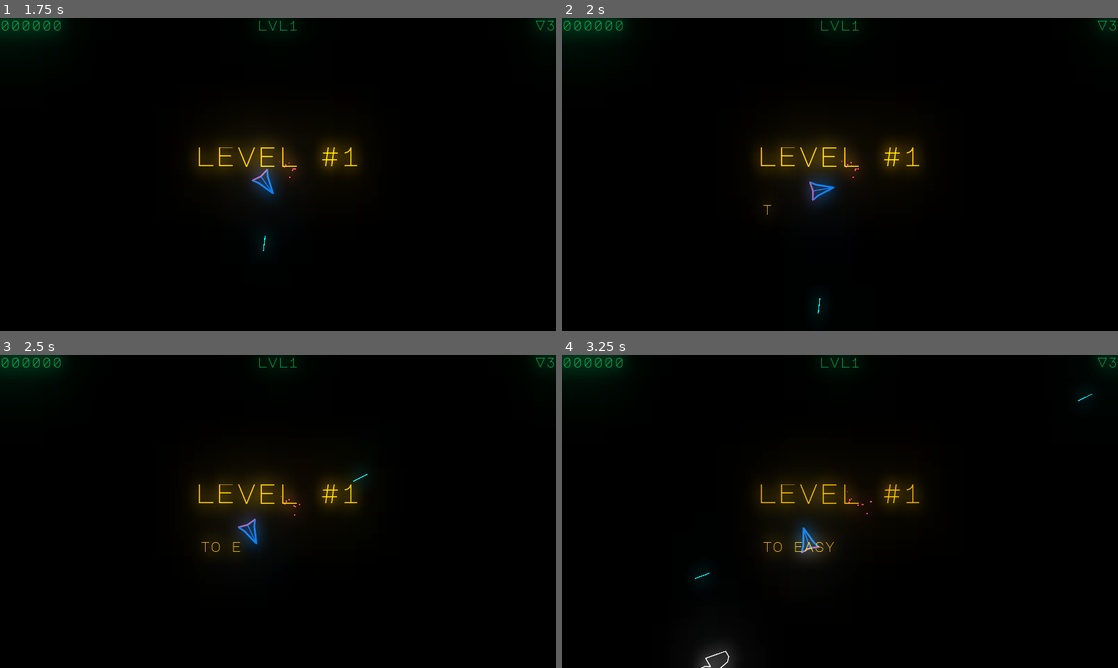
Above: before the commit, frames 1-4 (two rows, left to right).
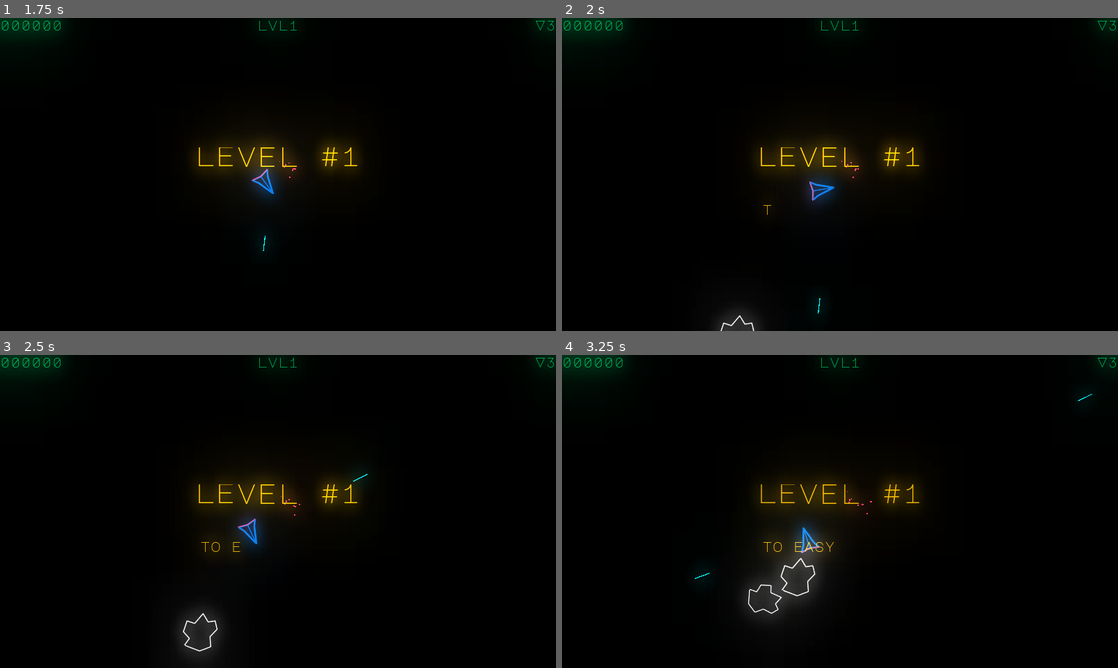
Above: after the commit, the same moments.

Repository: liske/Planetoids
Game: Godot game, scene res://scenes/Space.tscn
The game is run twice, just before and just after one commit, with the same random seed, the same clock (stepped at 60 frames per second) and the same inputs.
Inputs:
- Up to frame 1 (1.75 s): hold Right (rotate_right) 0.53-1.28 s; tap Space (shoot) at 0.6, 1.55 s; hold Left (rotate_left) from 1.28 s (still down); tap W (boost) at 1.35 s
- Up to frame 2 (2 s): keep holding Left (rotate_left)
- Up to frame 3 (2.5 s): release Left (rotate_left) at 2.03 s; hold Right (rotate_right) from 2.03 s (still down); tap Space (shoot) at 2.1 s
- Up to frame 4 (3.25 s): keep holding Right (rotate_right); tap Space (shoot) at 2.85 s

Frame 1 is identical in both runs. In frame 2, 0.4% of the frame differs, in the area x 27-36%, y 93-100%; in frame 3, 1.0%; in frame 4, 2.2%, in the area x 24-47%, y 62-100%.

Commit message:
project: move game code into dedicated scripts file

Diff:
--- a/objects/astroids/Astroid.gd
+++ b/objects/astroids/Astroid.gd
@@ -1,4 +1,31 @@
 extends RigidBody2D
+
+export (float) var scaling = 1.0 setget _scaling_set
+
+func _ready():
+	$Explosion/Timer_Free.connect("timeout", self, "_on_Timer_Free_timeout")
+
+func _scaling_set(value):
+	scaling = value
+	var scale = Vector2(scaling, scaling)
+	for node in get_children():
+		if not node.name in ["Explosion"]:
+			node.scale = scale
+
+func _on_Timer_Free_timeout():
+	print(self)
+	print(self.name)
+	queue_free()
 
 func _on_VisibilityNotifier2D_screen_exited():
 	queue_free()
+
+func explode():
+	queue_free()
+	return
+
+	$Explosion/CPUParticles2D.emitting = true
+	$Sprite.hide()
+	$CollisionPolygon2D.queue_free()
+#	$VisibilityNotifier2D.queue_free()
+	$Explosion/Timer_Free.start()
--- a/objects/astroids/Astroid1.tscn
+++ b/objects/astroids/Astroid1.tscn
@@ -1,7 +1,8 @@
-[gd_scene load_steps=3 format=2]
+[gd_scene load_steps=4 format=2]
 
 [ext_resource path="res://assets/sprites/astroid-1.svg" type="Texture" id=1]
 [ext_resource path="res://objects/astroids/Astroid1.gd" type="Script" id=2]
+[ext_resource path="res://objects/astroids/Explosion.tscn" type="PackedScene" id=3]
 
 [node name="Astroid1" type="RigidBody2D"]
 script = ExtResource( 2 )
@@ -14,6 +15,8 @@
 
 [node name="VisibilityNotifier2D" type="VisibilityNotifier2D" parent="."]
 position = Vector2( 0.499998, 0.499999 )
-scale = Vector2( 3.95, 3.65 )
+scale = Vector2( 1e-05, 1e-05 )
+
+[node name="Explosion" parent="." instance=ExtResource( 3 )]
 
 [connection signal="screen_exited" from="VisibilityNotifier2D" to="." method="_on_VisibilityNotifier2D_screen_exited"]
--- a/objects/astroids/Astroid2.tscn
+++ b/objects/astroids/Astroid2.tscn
@@ -1,7 +1,8 @@
-[gd_scene load_steps=3 format=2]
+[gd_scene load_steps=4 format=2]
 
 [ext_resource path="res://objects/astroids/Astroid2.gd" type="Script" id=1]
 [ext_resource path="res://assets/sprites/astroid-2.svg" type="Texture" id=2]
+[ext_resource path="res://objects/astroids/Explosion.tscn" type="PackedScene" id=3]
 
 [node name="Astroid2" type="RigidBody2D"]
 script = ExtResource( 1 )
@@ -16,4 +17,6 @@
 position = Vector2( 0.499998, 0 )
 scale = Vector2( 3.95, 3.3 )
 
+[node name="Explosion" parent="." instance=ExtResource( 3 )]
+
 [connection signal="screen_exited" from="VisibilityNotifier2D" to="." method="_on_VisibilityNotifier2D_screen_exited"]
--- a/objects/astroids/Astroid3.tscn
+++ b/objects/astroids/Astroid3.tscn
@@ -1,7 +1,8 @@
-[gd_scene load_steps=3 format=2]
+[gd_scene load_steps=4 format=2]
 
 [ext_resource path="res://assets/sprites/astroid-3.svg" type="Texture" id=1]
 [ext_resource path="res://objects/astroids/Astroid3.gd" type="Script" id=2]
+[ext_resource path="res://objects/astroids/Explosion.tscn" type="PackedScene" id=3]
 
 [node name="Astroid3" type="RigidBody2D"]
 script = ExtResource( 2 )
@@ -16,4 +17,6 @@
 position = Vector2( 0.499999, 0.500001 )
 scale = Vector2( 3.65, 2.85 )
 
+[node name="Explosion" parent="." instance=ExtResource( 3 )]
+
 [connection signal="screen_exited" from="VisibilityNotifier2D" to="." method="_on_VisibilityNotifier2D_screen_exited"]
--- /dev/null
+++ b/objects/astroids/Explosion.tscn
@@ -0,0 +1,33 @@
+[gd_scene load_steps=2 format=2]
+
+[sub_resource type="Gradient" id=1]
+interpolation_mode = 2
+offsets = PoolRealArray( 0, 0.552239, 1 )
+colors = PoolColorArray( 1, 0.999736, 0.932331, 1, 1, 1, 1, 1, 0.861328, 0.857964, 0, 1 )
+
+[node name="Explosion" type="Node2D"]
+
+[node name="CPUParticles2D" type="CPUParticles2D" parent="."]
+physics_interpolation_mode = 1
+emitting = false
+amount = 256
+lifetime = 2.0
+one_shot = true
+speed_scale = 3.0
+explosiveness = 1.0
+lifetime_randomness = 1.0
+local_coords = false
+emission_shape = 1
+emission_sphere_radius = 40.0
+direction = Vector2( 0, 0 )
+spread = 180.0
+gravity = Vector2( 0, 0 )
+initial_velocity = 5.0
+orbit_velocity = 30.0
+scale_amount = 2.0
+scale_amount_random = 1.0
+color_ramp = SubResource( 1 )
+
+[node name="Timer_Free" type="Timer" parent="."]
+wait_time = 3.0
+one_shot = true
--- a/objects/controls/HUD.gd
+++ b/objects/controls/HUD.gd
@@ -3,8 +3,10 @@
 var level_submessages = [
 	"to easy to fail",
 	"most get this far",
+	"you better give up",
 	"you will stop now",
-	"this is a bug in the game"
+	"you shall not pass",
+	"you are a bug in the game"
 ]
 
 func update_level(value):
--- a/objects/ship/Ship.gd
+++ b/objects/ship/Ship.gd
@@ -12,13 +12,10 @@
 
 onready var viewport_size = get_viewport_rect().size
 
-signal laser_has_hit
-
 func _on_Laser_body_entered(body : Node, bullet):
 	# do not react when hitting the ship
 	if body != self:
-		bullet.queue_free()
-		emit_signal("laser_has_hit", body)
+		planetoids.laser_hit_astroid(bullet, body)
 
 func _integrate_forces(state):
 	if Input.is_action_pressed("boost"):
--- a/objects/ship/Ship.tscn
+++ b/objects/ship/Ship.tscn
@@ -15,6 +15,7 @@
 [node name="CPUParticles2D" type="CPUParticles2D" parent="Sprite"]
 position = Vector2( -30, 0 )
 rotation = 1.5708
+emitting = false
 amount = 512
 lifetime = 4.0
 randomness = 0.25
--- a/objects/weapon/Laser.gd
+++ b/objects/weapon/Laser.gd
@@ -1,7 +1,4 @@
 extends RigidBody2D
-
-var speed = 350
 
 func _on_VisibilityNotifier2D_screen_exited():
 	queue_free()
-	print("RIP")
--- a/objects/weapon/Laser.tscn
+++ b/objects/weapon/Laser.tscn
@@ -4,6 +4,7 @@
 [ext_resource path="res://objects/weapon/Laser.gd" type="Script" id=2]
 
 [node name="Laser" type="RigidBody2D"]
+collision_layer = 4
 mass = 65535.0
 contacts_reported = 1
 contact_monitor = true
--- a/project.godot
+++ b/project.godot
@@ -13,6 +13,10 @@
 config/name="Planetoids"
 run/main_scene="res://scenes/Space.tscn"
 config/icon="res://icon.png"
+
+[autoload]
+
+planetoids="*res://scripts/Planetoids.gd"
 
 [display]
 
--- a/scenes/Space.gd
+++ b/scenes/Space.gd
@@ -1,108 +1,20 @@
 extends Node2D
 
-onready var astroids = [
-	preload("res://objects/astroids/Astroid1.tscn"),
-	preload("res://objects/astroids/Astroid2.tscn"),
-	preload("res://objects/astroids/Astroid3.tscn"),
-]
-
-var ASTROID_OFFSET = -200
-
-class Planetoids:
-	var config: ConfigFile
-	var idle : bool
-	var level: int setget _level_set
-	var lives: int setget _lives_set
-	var score: int setget _score_set
-	var _level_score: int
-
-	var hud
-	var ship
-
-	func _level_set(value):
-		level = value
-		var n = 0
-		for i in range(1, level + 1):
-			n += i*100
-		_level_score = n
-
-		hud.update_level(value)
-
-	func _lives_set(value):
-		lives = value
-		hud.update_lives(value)
-
-	func _score_set(value):
-		score = value
-		hud.update_score(value)
-
-		if score > _level_score:
-			self.level += 1
-
-	func _init(_hud, _ship):
-		self.hud = _hud
-		self.ship = _ship
-
-		self.config = ConfigFile.new()
-
-		# load config
-		var err = config.load("user://planetoids.cfg")
-
-		# set defaults if not found
-		if err != OK:
-			config.set_value("footer", "left", "")
-			config.set_value("footer", "right", "")
-			# warning-ignore:return_value_discarded
-			config.save("user://planetoids.cfg")
-
-		# read hud configuration
-		self.hud.set_footer_left(config.get_value("footer", "left", ""))
-		self.hud.set_footer_right(config.get_value("footer", "right", ""))
-
-	func stop():
-		self.idle = true
-
-		hud.show_idle()
-
-		self.ship.visible = false
-		self.ship.collision_layer = 2
-		self.ship.collision_mask = 0
-		self.ship.position.x = 640
-		self.ship.position.y = 360
-
-	func start():
-		self.idle = false
-
-		self.level = 1
-		self.lives = 3
-		self.score = 0
-
-		self.ship.visible = true
-		self.ship.collision_layer = 1
-		self.ship.collision_mask = 1
-
-	func weapon_hit(body):
-		self.score += 10
-		body.queue_free()
-
-var planetoids : Planetoids
-
-onready var viewport_size = get_viewport_rect().size
-
 func _ready():
-# warning-ignore:return_value_discarded
-	# hide mouse cursor
-	Input.set_mouse_mode(Input.MOUSE_MODE_HIDDEN)
-
-	# handle viewport resizing
-	get_tree().get_root().connect("size_changed", self, "_viewport_changed")
-
-	planetoids = Planetoids.new($HUD, $Ship)
+	planetoids.setup(
+		# main scene object
+		self,
+		# HUD object
+		$HUD,
+		# ship object
+		$Ship,
+		# astroid scenes
+		[
+			preload("res://objects/astroids/Astroid1.tscn"),
+			preload("res://objects/astroids/Astroid2.tscn"),
+			preload("res://objects/astroids/Astroid3.tscn"),
+		])
 	planetoids.stop()
-
-func _viewport_changed():
-	# record current viewport size
-	viewport_size = get_viewport_rect().size
 
 func _input(_event):
 	if planetoids.idle:
@@ -110,34 +22,4 @@
 			planetoids.start()
 
 func _on_Timer_timeout():
-	var sector = randi() % 4
-	var astroid = astroids[randi() % astroids.size()].instance()
-
-	# rotate randomly
-	astroid.rotation_degrees = randi() % 360
-
-	# scale it
-	var scaling = randf()*3 + 0.5
-	astroid.scale = Vector2(scaling, scaling)
-	astroid.mass *= scaling
-
-	add_child(astroid)
-
-	# put astroid behind viewport borders
-	if sector == 0:
-		astroid.global_position = Vector2(randi() % int(viewport_size.x), ASTROID_OFFSET)
-	elif sector == 1:
-		astroid.global_position = Vector2(viewport_size.x - ASTROID_OFFSET, randi() % int(viewport_size.y))
-	elif sector == 2:
-		astroid.global_position = Vector2(randi() % int(viewport_size.x), viewport_size.y - ASTROID_OFFSET)
-	else:
-		astroid.global_position = Vector2(ASTROID_OFFSET, randi() % int(viewport_size.y))
-
-	# it should try to hit the space ship
-	astroid.apply_central_impulse(
-		Vector2(200 + randi() % 200, 0).rotated( $Ship.position.angle_to_point(astroid.position))
-	)
-	astroid.add_torque(-400 + randi() % 800)
-
-func _on_Ship_laser_has_hit(body):
-	planetoids.weapon_hit(body)
+	planetoids.timer_timeout()
--- a/scenes/Space.tscn
+++ b/scenes/Space.tscn
@@ -28,5 +28,4 @@
 
 [node name="HUD" parent="." instance=ExtResource( 3 )]
 
-[connection signal="laser_has_hit" from="Ship" to="." method="_on_Ship_laser_has_hit"]
 [connection signal="timeout" from="Timer" to="." method="_on_Timer_timeout"]
--- /dev/null
+++ b/scripts/Planetoids.gd
@@ -0,0 +1,154 @@
+extends Node
+
+var config: ConfigFile
+var astroids: Array
+var idle : bool
+var level: int setget _level_set
+var lives: int setget _lives_set
+var rng = RandomNumberGenerator.new()
+var score: int setget _score_set
+var _level_score: int
+
+var viewport_size: Vector2
+
+var hud
+var ship
+
+var ASTROID_OFFSET = -200
+
+func _ready():
+	rng.randomize()
+
+func _level_set(value):
+	level = value
+	var n = 0
+	for i in range(1, level + 1):
+		n += i*100
+	_level_score = n
+
+	hud.update_level(value)
+
+func _lives_set(value):
+	lives = value
+	hud.update_lives(value)
+
+func _score_set(value):
+	score = value
+	hud.update_score(value)
+
+	if score >= _level_score:
+		self.level += 1
+
+func _viewport_changed(scene):
+	# record current viewport size
+	viewport_size = scene.get_viewport_rect().size
+
+func setup(_scene, _hud, _ship, _astroids):
+	self.hud = _hud
+	self.ship = _ship
+	self.astroids = _astroids
+
+	# hide mouse cursor
+	Input.set_mouse_mode(Input.MOUSE_MODE_HIDDEN)
+
+	# handle viewport resizing
+	viewport_size = _scene.get_viewport_rect().size
+	_scene.get_tree().get_root().connect("size_changed", self, "_viewport_changed", [_scene])
+
+	# load config
+	self.config = ConfigFile.new()
+	var err = config.load("user://planetoids.cfg")
+
+	# set defaults if not found
+	if err != OK:
+		config.set_value("footer", "left", "")
+		config.set_value("footer", "right", "")
+		# warning-ignore:return_value_discarded
+		config.save("user://planetoids.cfg")
+
+	# read hud configuration
+	self.hud.set_footer_left(config.get_value("footer", "left", ""))
+	self.hud.set_footer_right(config.get_value("footer", "right", ""))
+
+func stop():
+	self.idle = true
+
+	hud.show_idle()
+
+	self.ship.visible = false
+	self.ship.collision_layer = 2
+	self.ship.collision_mask = 0
+	self.ship.position.x = 640
+	self.ship.position.y = 360
+
+func start():
+	self.idle = false
+
+	self.level = 1
+	self.lives = 3
+	self.score = 0
+
+	self.ship.visible = true
+	self.ship.collision_layer = 1
+	self.ship.collision_mask = 1
+
+func weapon_hit(body):
+	self.score += 10
+	#body.queue_free()
+	body.explode()
+
+func laser_hit_astroid(laser : RigidBody2D, astroid : RigidBody2D):
+	var scaling = astroid.scaling
+	# ToDo: disabled astroid breaking into parts
+	if false and scaling > 1.25:
+		var parts = 2 + randi() % 1
+		var rotation_angle = laser.rotation - PI/2
+		var rotation_step = PI/parts
+
+		scaling /= parts
+		for _i in range(1, parts + 1):
+			var child_astroid = spawn_astroid(scaling, scaling)
+
+			child_astroid.global_position = astroid.global_position + Vector2.ONE.rotated(rotation_angle)*50*scaling
+
+			child_astroid.apply_central_impulse(astroid.linear_velocity)
+			astroid.add_torque(-400 + rng.randi() % 800)
+
+			rotation_angle += rotation_step
+
+	laser.queue_free()
+	self.weapon_hit(astroid)
+
+func spawn_astroid(_scale, _max_scale=2) -> RigidBody2D:
+	var astroid = astroids[rng.randi() % astroids.size()].instance()
+
+	# rotate randomly
+	astroid.rotation_degrees = rng.randi() % 360
+
+	# scale it
+	astroid.scaling = min(rng.randfn(_scale, 0.25) + 0.25, _max_scale)
+	astroid.mass = 100*astroid.scaling*astroid.scaling
+
+	add_child(astroid)
+
+	return astroid
+
+func timer_timeout():
+	var sector = rng.randi() % 4
+	var astroid = spawn_astroid(1)
+
+	# put astroid behind viewport borders
+	if sector == 0:
+		astroid.global_position = Vector2(rng.randi() % int(viewport_size.x), ASTROID_OFFSET)
+	elif sector == 1:
+		astroid.global_position = Vector2(viewport_size.x - ASTROID_OFFSET, rng.randi() % int(viewport_size.y))
+	elif sector == 2:
+		astroid.global_position = Vector2(rng.randi() % int(viewport_size.x), viewport_size.y - ASTROID_OFFSET)
+	else:
+		astroid.global_position = Vector2(ASTROID_OFFSET, rng.randi() % int(viewport_size.y))
+
+	# it should try to hit the space ship
+	astroid.apply_central_impulse(
+		Vector2(200 + rng.randi() % 200, 0).rotated( self.ship.position.angle_to_point(astroid.position))
+	)
+	astroid.add_torque(-400 + rng.randi() % 800)
